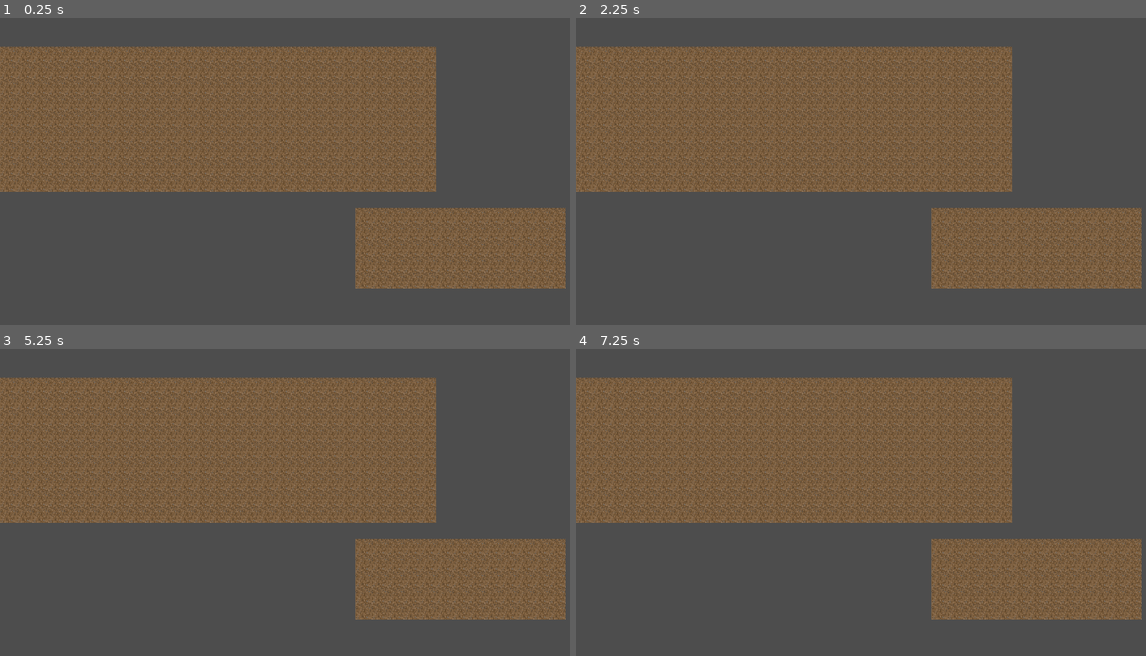
Above: before the commit, frames 1-4 (two rows, left to right).
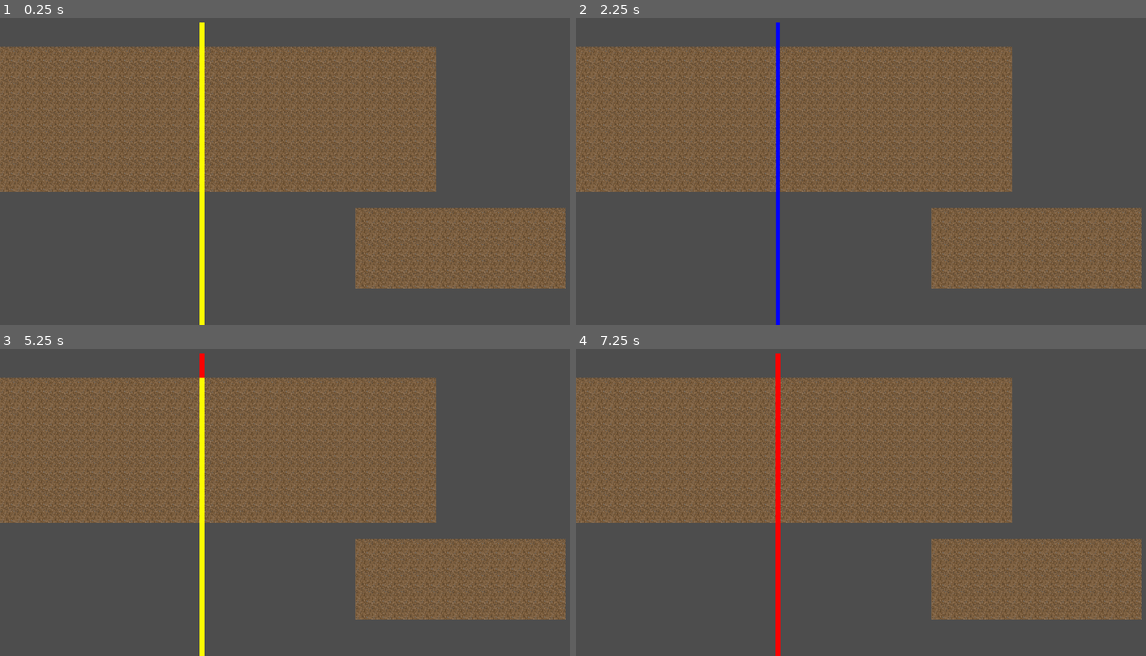
Above: after the commit, the same moments.

Repository: ProgrammingLogic/water-testing
Game: Godot game, scene res://game.tscn
The game is run twice, just before and just after one commit, with the same random seed, the same clock (stepped at 60 frames per second) and the same inputs.
Inputs (mouse positions are in pixels of both pictures, inside the frame that each line leads up to):
- Up to frame 1 (0.25 s): no input
- Up to frame 2 (2.25 s): tap Enter at 0.5, 2 s; move the mouse to (992, 143) at 0.52 s; click (992, 143) at 0.6 s; tap Space at 1.25 s; move the mouse to (752, 177) at 1.27 s; click (752, 177) at 1.35 s; move the mouse to (923, 88) at 2.02 s; click (923, 88) at 2.1 s
- Up to frame 3 (5.25 s): tap Space at 2.75, 4.25 s; move the mouse to (262, 557) at 2.77 s; click (262, 557) at 2.85 s; tap Enter at 3.5 s; move the mouse to (467, 542) at 3.52 s; click (467, 542) at 3.6 s; move the mouse to (114, 444) at 4.27 s; click (114, 444) at 4.35 s; move the mouse to (319, 493) at 5.02 s; click (319, 493) at 5.1 s
- Up to frame 4 (7.25 s): move the mouse to (781, 410) at 5.77 s; click (781, 410) at 5.85 s; move the mouse to (992, 474) at 6.52 s; click (992, 474) at 6.6 s

The runs differ from the first frame. In frame 1, 0.9% of the frame differs, in the area x 34-36%, y 1-100%; in frame 2, 0.8%; in frame 3, 0.9%; in frame 4, 0.9%.
Error before the commit: Invalid access to property or key 'position' on a base object of type 'Nil'. (res://water.gd:16)
Error after the commit: Invalid call. Nonexistent function 'get_global_mouse_position' in base 'Window'. (res://game.gd:14)

Commit message:
add starting point to scene

Diff:
--- a/game.tscn
+++ b/game.tscn
@@ -64,7 +64,10 @@
 tile_set = SubResource("TileSet_boyg6")
 script = ExtResource("8_vef74")
 
-[node name="Water" type="Node2D" parent="."]
-position = Vector2(384, 56)
+[node name="Water" type="Node2D" parent="." node_paths=PackedStringArray("starting_point")]
 script = ExtResource("8_j5wjh")
+starting_point = NodePath("Starting point")
 metadata/_custom_type_script = "uid://dpk5xw5nnw43o"
+
+[node name="Starting point" type="Node2D" parent="Water"]
+position = Vector2(400, 48)
